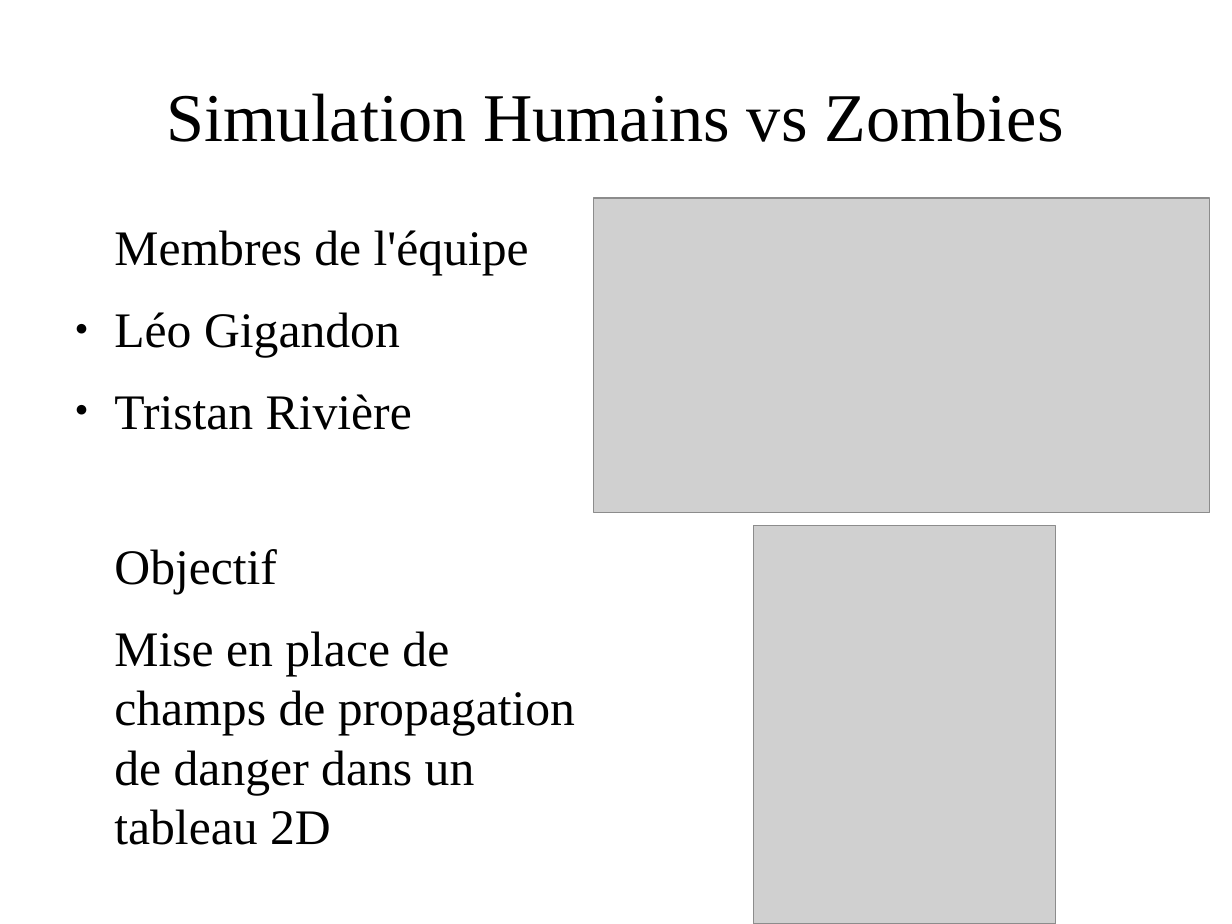
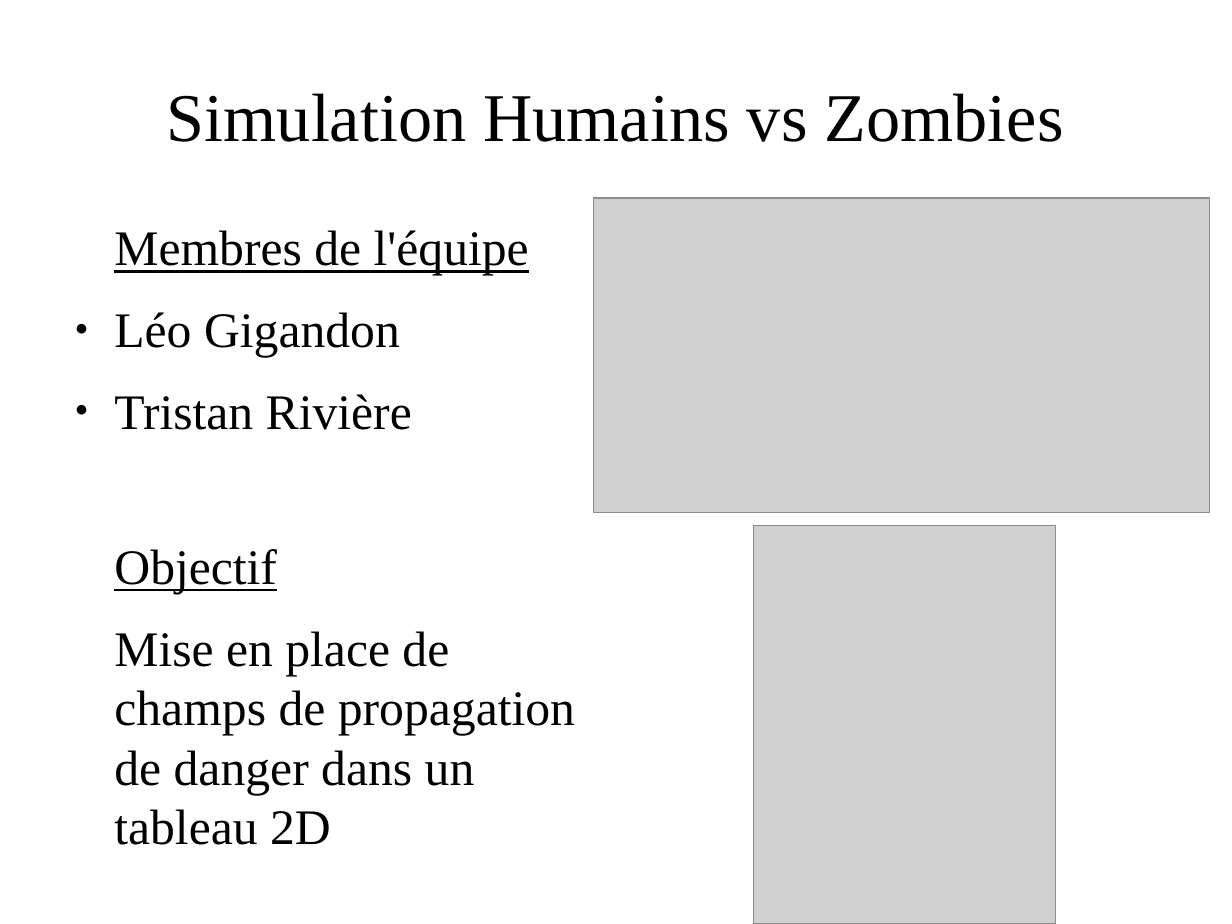
Before and after one commit to HijackHornet/Simulation-Zombies-Vs-Humains, a slide deck: slide 1 of doc/Présentation Projet LIF7.odp. Drawn at 1232x924 pixels with LibreOffice and Linux fonts; fonts in the diff are those of the drawing; grey boxes stand for pictures; background and template pictures are left out. Boxes give left, top, right and bottom in pixels: in the first picture for what was removed or moved away, otherwise in the second. Text is boxed around its words. In the diff, an @@ line names an element or a change of style, - is before the commit and + after.

```diff
--- a/doc/Présentation Projet LIF7.odp
+++ b/doc/Présentation Projet LIF7.odp
@@ text at <box>114,230,529,276</box>: underline on in "Membres de l'équipe" @@
@@ text at <box>114,549,277,594</box>: underline on in "Objectif" @@
```
Also in this commit, not shown: 3 other slides changed.
